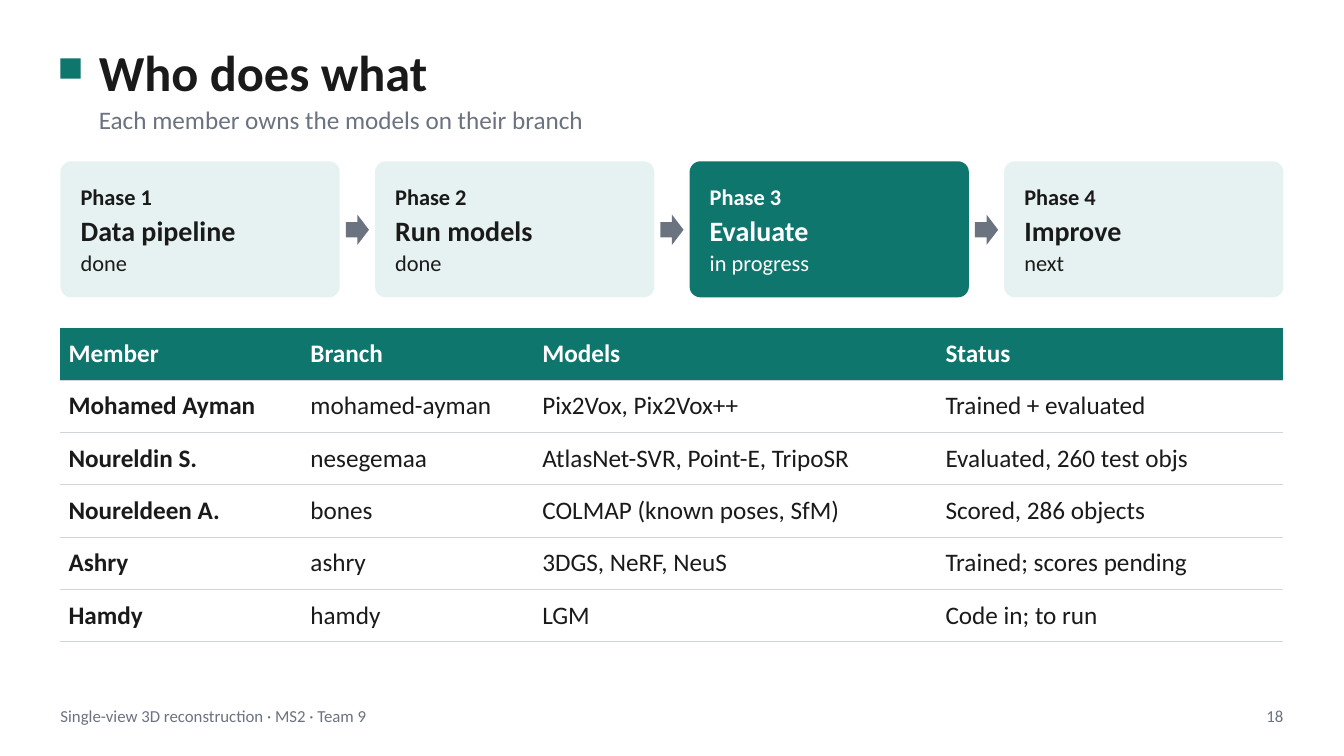
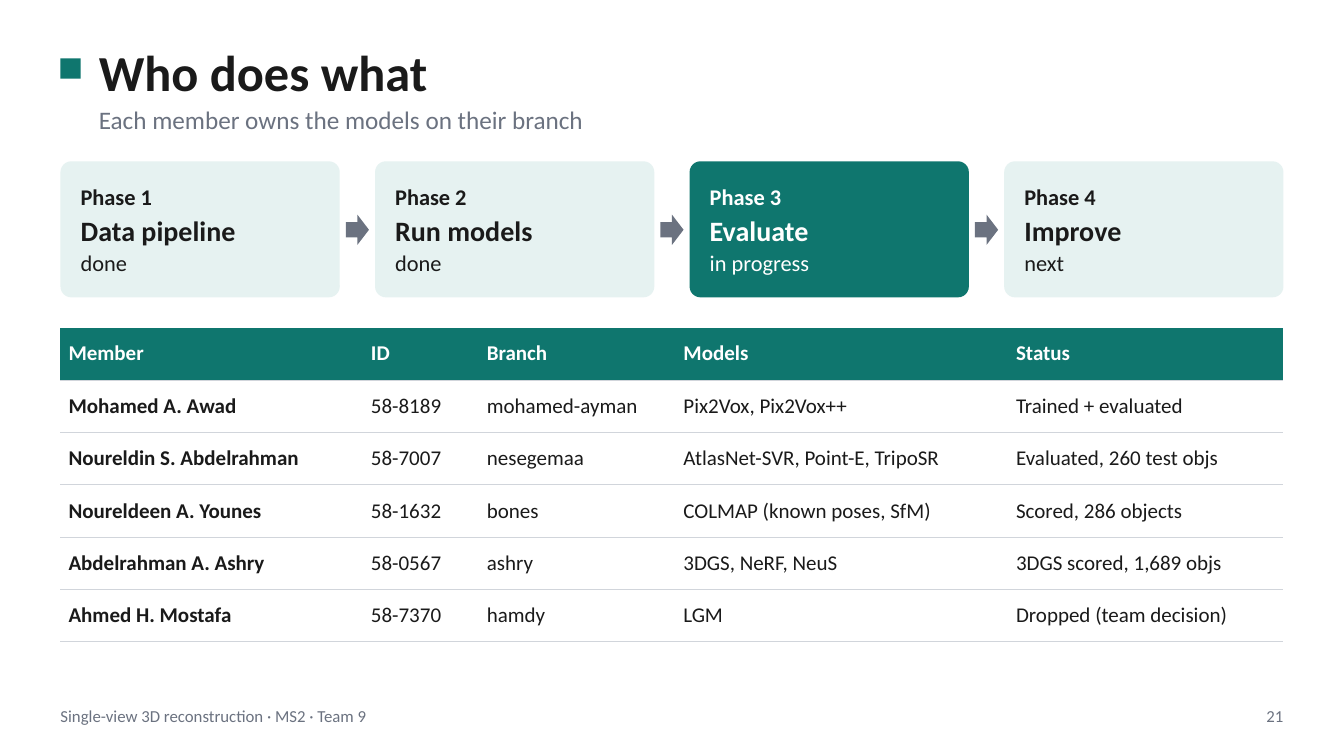
Before and after one commit to NoureldinAbdelrahman/home-omni3d, a slide deck: slide 21 of docs/ms2/ms2_problem_definition.pptx (slide 18 before the commit). Drawn at 1344x756 pixels with LibreOffice and Linux fonts; fonts in the diff are those of the drawing. Boxes give left, top, right and bottom in pixels: in the first picture for what was removed or moved away, otherwise in the second. Text is boxed around its words. In the diff, an @@ line names an element or a change of style, - is before the commit and + after.

```diff
--- a/docs/ms2/ms2_problem_definition.pptx
+++ b/docs/ms2/ms2_problem_definition.pptx
@@ table at [60,328,1284,642] @@
-column 1: Member | Mohamed Ayman | Noureldin S. | Noureldeen A. | Ashry | Hamdy
+column 1: Member | Mohamed A. Awad | Noureldin S. Abdelrahman | Noureldeen A. Younes | Abdelrahman A. Ashry | Ahmed H. Mostafa
+column 2: ID | 58-8189 | 58-7007 | 58-1632 | 58-0567 | 58-7370
-column 5, row 5: Trained; scores pending
+column 5, row 5: 3DGS scored, 1,689 objs
-column 5, row 6: Code in; to run
+column 5, row 6: Dropped (team decision)
@@ text at [1266,711,1283,722]: text changed @@
-18
+21
```
Also in this commit, not shown: 13 other slides changed, 3 slides added, 2 other files.
